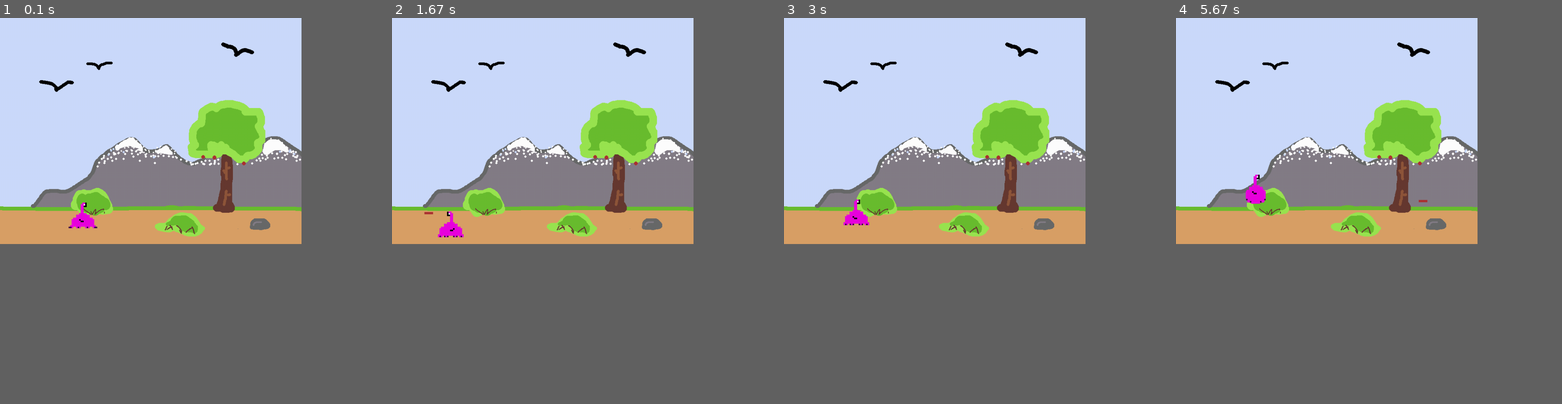
Above: before the commit, frames 1-4 (left to right).
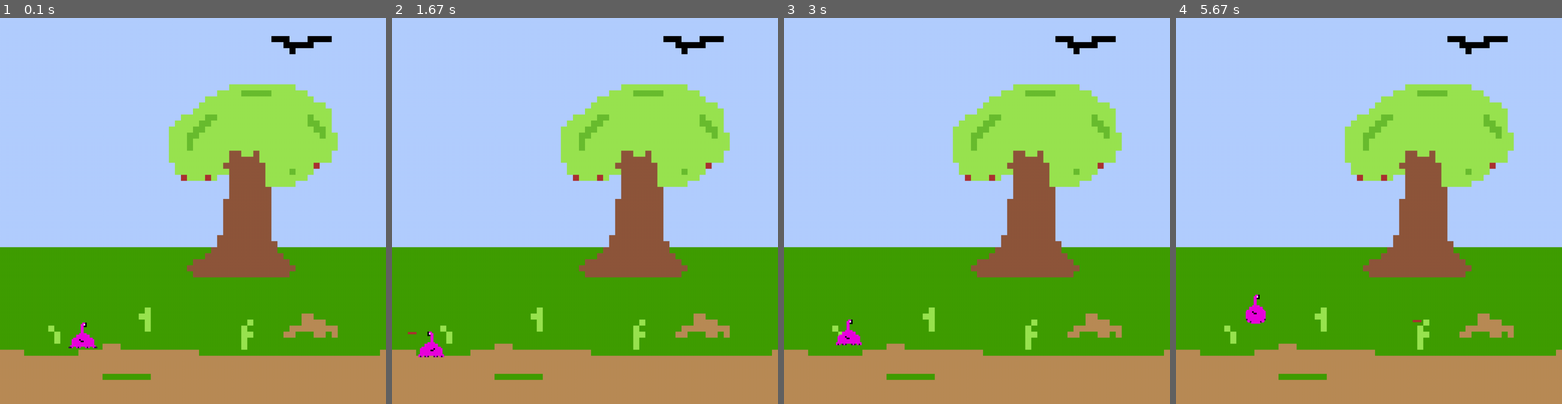
Above: after the commit, the same moments.

Repository: circles927/Spelletje-pygame
Game: pygame game, started from mainGame.py
The game is run twice, just before and just after one commit, with the same random seed, the same clock (stepped at 60 frames per second) and the same inputs.
Inputs (mouse positions are in pixels of both pictures, inside the frame that each line leads up to):
- Up to frame 1 (0.1 s): no input
- Up to frame 2 (1.67 s): hold A 0.33-0.87 s; hold S 0.9-1.2 s; press the mouse at (461, 122) at 1.27 s; move the mouse to (461, 160) at 1.37 s; release the mouse at (465, 199) at 1.5 s; hold A from 1.57 s (still down)
- Up to frame 3 (3 s): release A at 1.97 s; hold W 2-2.37 s; hold D from 2.4 s (still down)
- Up to frame 4 (5.67 s): release D at 3.03 s; press the mouse at (1245, 122) at 3.1 s; move the mouse to (1241, 118) at 3.2 s; move the mouse to (1237, 118) at 3.3 s; release the mouse at (1237, 118) at 3.33 s; hold S 3.4-3.77 s; hold A 3.8-4.27 s; hold D 4.3-4.77 s; tap Space at 4.8, 5.2, 5.53 s; hold W 5.13-5.43 s; hold D from 5.47 s (still down)
The window is 703x527 before the commit and 900x900 after it. Grey fills any space a smaller window leaves; there, only what the larger window draws over its background counts as a difference.

The runs differ from the first frame. In frame 1, 66% of the frame differs, in the area x 0-100%, y 0-100%; in frame 2, 66%; in frame 3, 66%; in frame 4, 66%.

Commit message:
new background image (scrolling etc working too)

Diff:
--- a/mainGame.py
+++ b/mainGame.py
@@ -22,14 +22,15 @@
     pygame.mixer.init()
 
 
-    screen = pygame.display.set_mode((800, 600))
-    pygame.display.set_caption("Spritesheet with JSON (SUCCES)")
+    screen = pygame.display.set_mode((1024, 1024))
+    pygame.display.set_caption("Adjusted Game (diff graphics)")
     clock = pygame.time.Clock()
 
-    backgroundImage = pygame.image.load("images/background_first_try.png")
-    backgroundAddition = pygame.image.load("images/background_addition.png")
-    shrubberyImage = pygame.image.load("images/shrubbery.png")
-    stoneImage = pygame.image.load("images/stone.png")
+
+    backgroundImage = pygame.image.load("images/new graphics/background pixelbased(zoomedIn16).png")
+    # backgroundAddition = pygame.image.load("images/background_addition.png")
+    # shrubberyImage = pygame.image.load("images/shrubbery.png")
+    # stoneImage = pygame.image.load("images/stone.png")
 
     music8bit = pygame.mixer.Sound("sound/arcade_heroes.ogg")
     laserSound = pygame.mixer.Sound("sound/laser_soundeffect.mp3")
@@ -65,7 +66,7 @@
     backgroundAnchorX = 0
 
     posX = 150
-    posY = 450
+    posY = 768
 
     laserX = 0
     laserY = 0
@@ -84,53 +85,96 @@
         keys = pygame.key.get_pressed()
         mouseButtons = pygame.mouse.get_pressed()
 
-        # Draw already starts here:
+        # Maar 1 achtergrond op dit moment:
         screen.blit(backgroundImage, (backgroundAnchorX, 0))
-        screen.blit(backgroundAddition, (backgroundAnchorX + 704, 0))
+        # screen.blit(backgroundAddition, (backgroundAnchorX + 704, 0))
 
 
         # Update animation on pressing button, and blitting left or right
-        # Deze afwisseling naar rechts ken ik goed, niet per sé comments nodig.
+        # Bewegen naar rechts:
+
         if keys[pygame.K_d]:
-            if posX < 450:
-                posX += 4
+            if posX < 580:
+                posX += 8
                 frame_index = (frame_index + 1) % len(framesRight)
                 direction = "right"
-            elif posX >= 450 and backgroundAnchorX > -704:
-                backgroundAnchorX -= 4
+            elif posX >= 580 and backgroundAnchorX >= -3064:
+                backgroundAnchorX -= 8
                 frame_index = (frame_index + 1) % len(framesRight)
                 direction = "right"
-            elif backgroundAnchorX <= -704 and posX < 685:
-                posX += 4
+            elif posX <= 855 and backgroundAnchorX <= -3064:
+                posX += 8
                 frame_index = (frame_index + 1) % len(framesRight)
                 direction = "right"
-            elif posX >= 685:
+            elif posX >= 855:
                 frame_index = (frame_index + 1) % len(framesRight)
                 direction = "right"
 
-        # Deze afwisseling naar links is moeizamer.
         if keys[pygame.K_a]:
-            # Vanaf het midden, achtergrond naar rechts, tenzij achtergrond het verst naar rechts staat.
-            if posX <= 275 and backgroundAnchorX <= -4:
-                backgroundAnchorX += 4
+            if posX >= 444 and backgroundAnchorX <= -3064:
+                posX -= 8
                 frame_index = (frame_index + 1) % len(framesLeft)
                 direction = "left"
-            # Als achtergrond verst rechts is, dus de meest linker rand, dan moet de Sprite het laatste deel zelf lopen, vanaf het midden naar de meest linker rand
-            elif (posX <= 275 and posX >= 0) and backgroundAnchorX > -4:
-                posX -= 4
+            elif posX < 444 and backgroundAnchorX <= -3064:
+                backgroundAnchorX += 8
                 frame_index = (frame_index + 1) % len(framesLeft)
                 direction = "left"
-            # Als sprite voorbij het midden is (mag ie niet voorbij de 800, want dat betekent dat ie van het scherm loopt als de meest rechter rand in beeld is geschoven), moet ie eerst een stuk naar links lopen, voordat ie stopt en de achtergrond weer naar rechts gaat.
-            elif (posX > 275 and posX < 800):
-                posX -= 4
+            elif posX > 10 and backgroundAnchorX >= 0:
+                posX -= 8
                 frame_index = (frame_index + 1) % len(framesLeft)
                 direction = "left"
+            elif posX <= 10:
+                frame_index = (frame_index + 1) % len(framesLeft)
+                direction = "left"
+
+        # -----------------------------------------
+        # if keys[pygame.K_d]:
+        #     if posX < 450:
+        #         posX += 4
+        #         frame_index = (frame_index + 1) % len(framesRight)
+        #         direction = "right"
+        #     elif posX >= 450 and backgroundAnchorX > -704:
+        #         backgroundAnchorX -= 4
+        #         frame_index = (frame_index + 1) % len(framesRight)
+        #         direction = "right"
+        #     elif backgroundAnchorX <= -704 and posX < 685:
+        #         posX += 4
+        #         frame_index = (frame_index + 1) % len(framesRight)
+        #         direction = "right"
+        #     elif posX >= 685:
+        #         frame_index = (frame_index + 1) % len(framesRight)
+        #         direction = "right"
+        # -----------------------------------------
+
+        # Deze afwisseling naar links is moeizamer.
+        # Bewegen naar links:
+
+
+
+        # -----------------------------------------
+        # if keys[pygame.K_a]:
+        #     # Vanaf het midden, achtergrond naar rechts, tenzij achtergrond het verst naar rechts staat.
+        #     if posX <= 275 and backgroundAnchorX <= -4:
+        #         backgroundAnchorX += 4
+        #         frame_index = (frame_index + 1) % len(framesLeft)
+        #         direction = "left"
+        #     # Als achtergrond verst rechts is, dus de meest linker rand, dan moet de Sprite het laatste deel zelf lopen, vanaf het midden naar de meest linker rand
+        #     elif (posX <= 275 and posX >= 0) and backgroundAnchorX > -4:
+        #         posX -= 4
+        #         frame_index = (frame_index + 1) % len(framesLeft)
+        #         direction = "left"
+        #     # Als sprite voorbij het midden is (mag ie niet voorbij de 800, want dat betekent dat ie van het scherm loopt als de meest rechter rand in beeld is geschoven), moet ie eerst een stuk naar links lopen, voordat ie stopt en de achtergrond weer naar rechts gaat.
+        #     elif (posX > 275 and posX < 800):
+        #         posX -= 4
+        #         frame_index = (frame_index + 1) % len(framesLeft)
+        #         direction = "left"
+        # ------------------------------------------
 
         if keys[pygame.K_w]:
-            if posY >= 400:
+            if posY >= 550:
                 posY -= 4
         if keys[pygame.K_s]:
-            if posY <= 489:
+            if posY <= 895:
                 posY += 4
 
         if keys[pygame.K_SPACE]:
@@ -252,8 +296,9 @@
                 if laserX < -5:
                     fired = "none"
 
-        screen.blit(shrubberyImage, (backgroundAnchorX + 335, 455))
-        screen.blit(stoneImage, (backgroundAnchorX + 650, 520))
+        # unnecessary for now
+        # screen.blit(shrubberyImage, (backgroundAnchorX + 335, 455))
+        # screen.blit(stoneImage, (backgroundAnchorX + 650, 520))
 
         pygame.display.flip()
 
